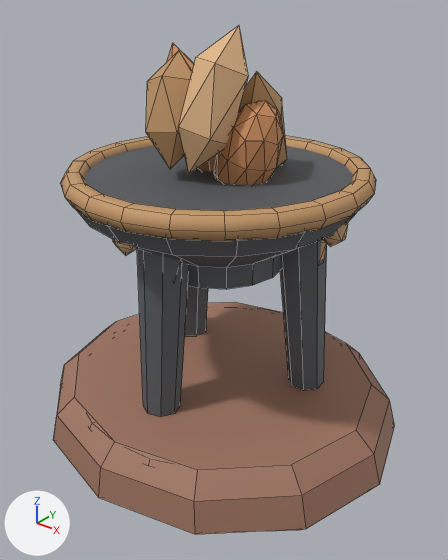
An edit to the Blender file art/blend/brazier.blend, drawn before and after from the same camera.
Rendered twice from a 50 mm camera at (1.15, -1.413, 1.461) aimed at (0.036, -0.02, 0.598). Arrows for +X, +Y and +Z are at lower left; the lights stay in place. The picture after the commit comes second. Mesh edges are drawn as thin lines.

Objects in the first picture: 'brazier'.
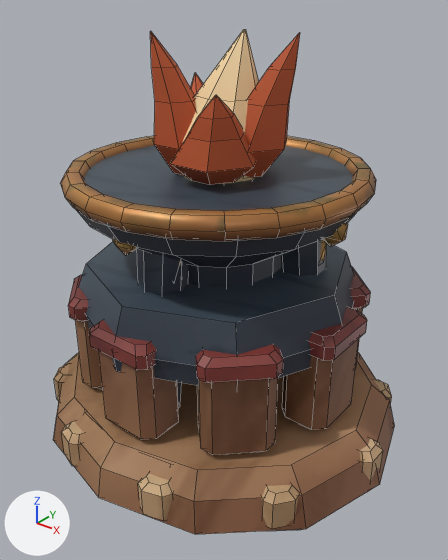
What differs and where, as boxes (x1, y1, x2, y2) in the pictures (448 x 560 px):
'brazier', surface changed, reshaped (darker): before (53, 25, 395, 534); after (53, 30, 395, 534)
part 1 of me_brazier_color_and_skin, rebuilt: before (214, 101, 284, 185); after (244, 33, 300, 178)
part 2 of me_brazier_color_and_skin, rebuilt: before (146, 50, 192, 169); after (150, 31, 196, 175)
part 3 of me_brazier_color_and_skin, rebuilt (21% wider, 39% shorter): before (178, 25, 249, 174); after (170, 95, 256, 185)
part 4 of me_brazier_color_and_skin, rebuilt (mostly hidden): before (167, 43, 217, 171); after (191, 73, 203, 95)
part 5 of me_brazier_color_and_skin, built on (mostly hidden before): before (91, 422, 154, 460); after (54, 242, 392, 529)
part 6 of me_brazier_color_and_skin, reshaped: before (239, 71, 287, 167); after (180, 30, 259, 184)
part 7 of me_brazier_color_and_skin, recoloured (darker): (54, 136, 395, 534) in both

The change, as a diff of the scene's bpy script:
```diff
--- a/art/blend/brazier.blend.py
+++ b/art/blend/brazier.blend.py
@@ img_scumble__bristle_marks_and_worn_pigment @@
+img_scumble__bristle_marks_and_worn_pigment = load_image('Scumble, bristle marks and worn pigment', '_unpacked/Scumble__bristle_marks_and_worn_pigment', 512, 256, 'sRGB')
@@ img_packed_cloth_and_metal_finishes @@
+img_packed_cloth_and_metal_finishes = load_image('Packed cloth and metal finishes', '_unpacked/Packed_cloth_and_metal_finishes', 8, 8, 'Non-Color')
@@ mat_painted_metal_edges__textile_and_clay @@
 mat_painted_metal_edges__textile_and_clay = bpy.data.materials.new('Painted metal edges, textile and clay')
-# nodes: BsdfPrincipled, OutputMaterial, VertexColor
+# nodes: BsdfPrincipled, Mix, OutputMaterial, SeparateColor, TexImage x2, UVMap x2, VertexColor
+# uses the picture img_packed_cloth_and_metal_finishes
+# uses the picture img_scumble__bristle_marks_and_worn_pigment
@@ me_brazier_color_and_skin @@
 # used by ob_brazier; location = (0.0, 0.0, 0.0)
-me_brazier_color_and_skin.from_pydata(...)  # 638 vertices, 730 faces; spans x -0.626..0.626, y -0.57..0.57, z 0.0..1.352
+me_brazier_color_and_skin.from_pydata(...)  # 1526 vertices, 1352 faces; spans x -0.626..0.626, y -0.57..0.57, z 0.0..1.34
+# me_brazier_color_and_skin part 1: the loose piece of 42 vertices spanning x 0.005..0.209, y -0.093..0.093, z 0.857..1.165 is rebuilt with 30 vertices and now spans x -0.003..0.233, y -0.072..0.116, z 0.948..1.337
+# me_brazier_color_and_skin part 2: the loose piece of 12 vertices spanning x -0.146..0.013, y -0.214..-0.016, z 0.979..1.283 is rebuilt with 30 vertices and now spans x -0.157..0.037, y -0.16..0.008, z 0.948..1.337
+# me_brazier_color_and_skin part 3: the loose piece of 12 vertices spanning x -0.049..0.142, y -0.186..0.025, z 0.97..1.352 is rebuilt with 30 vertices and now spans x -0.074..0.191, y -0.202..0.028, z 0.948..1.2
+# me_brazier_color_and_skin part 4: the loose piece of 12 vertices spanning x -0.193..-0.006, y -0.079..0.079, z 0.907..1.295 is rebuilt with 30 vertices and now spans x -0.179..0.008, y -0.041..0.121, z 0.948..1.203
+# me_brazier_color_and_skin part 5: 96 vertices removed from x -0.479..0.479, y -0.479..0.479, z 0.192..0.228; 904 vertices added at x -0.609..0.609, y -0.54..0.54, z 0.072..0.658
+# me_brazier_color_and_skin part 6: 12 vertices removed from x -0.03..0.161, y 0.008..0.218, z 0.85..1.232; 32 vertices added at x -0.172..0.172, y -0.153..0.153, z 0.905..1.34
+# me_brazier_color_and_skin part 7: 405 kept faces spanning x -0.626..0.626, y -0.57..0.57, z 0.0..0.962 get new vertex colours
+# other edits to the shape of me_brazier_color_and_skin do not show in these pictures
 me_brazier_color_and_skin.materials.append(mat_painted_metal_edges__textile_and_clay)
```
